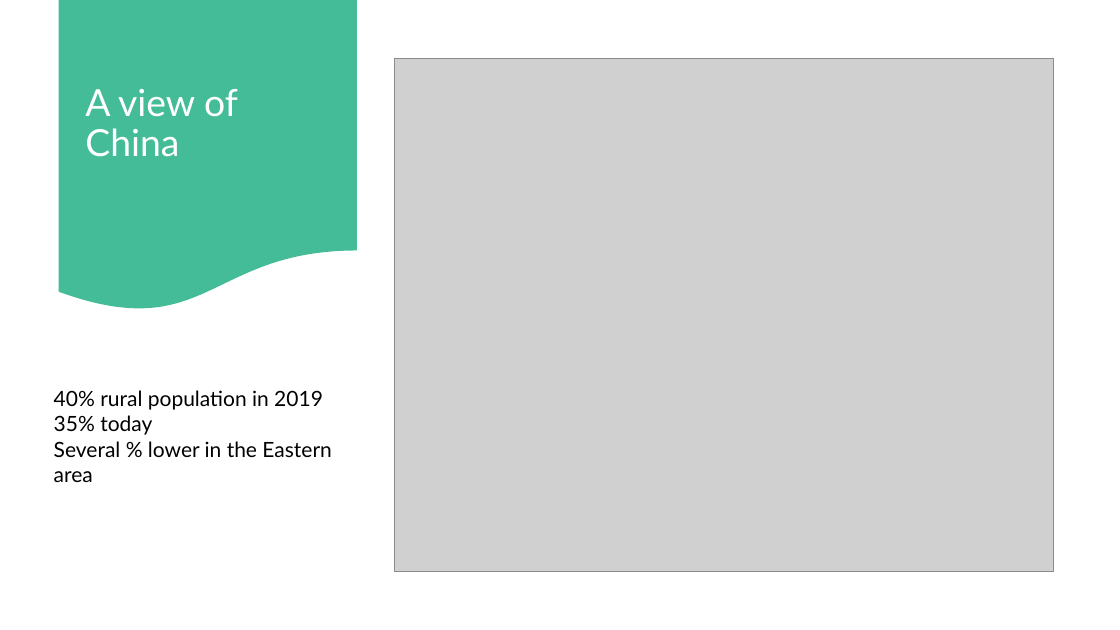
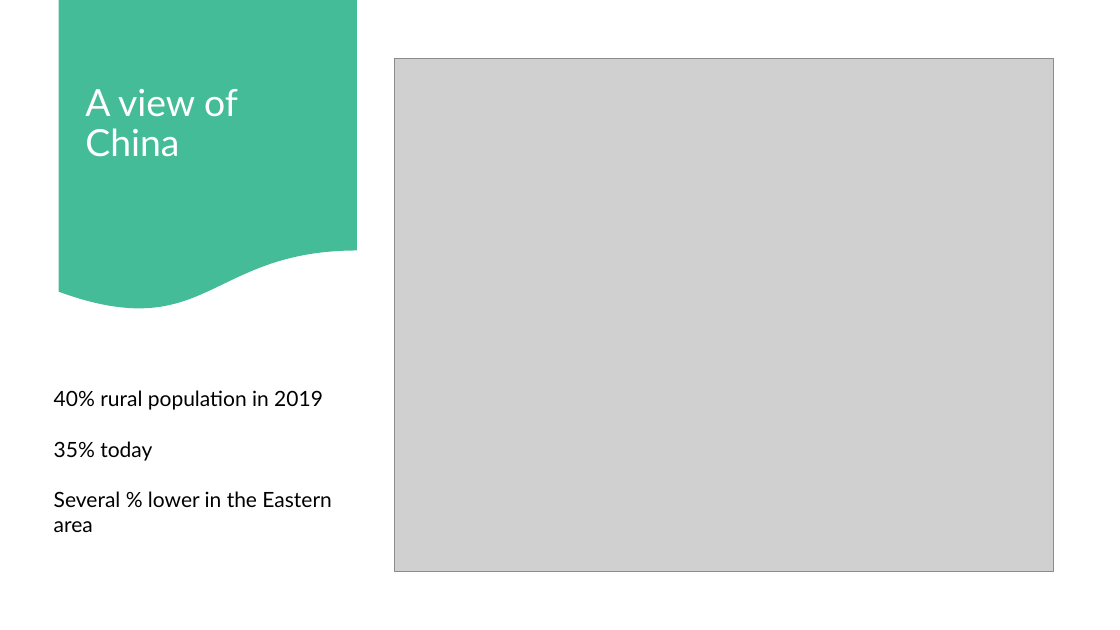
Before and after one commit to xcnecon/tom_final, a slide deck: slide 8 of presentation.pptx. Drawn at 1120x630 pixels with LibreOffice and Linux fonts; fonts in the diff are those of the drawing; grey boxes stand for pictures. Boxes give left, top, right and bottom in pixels: in the first picture for what was removed or moved away, otherwise in the second. Text is boxed around its words. In the diff, an @@ line names an element or a change of style, - is before the commit and + after.

```diff
--- a/presentation.pptx
+++ b/presentation.pptx
@@ text "40% rural population in 2019" rewrapped from box(54, 390, 331, 457) to box(54, 390, 331, 507) @@
```
Also in this commit, not shown: 4 other slides changed.
